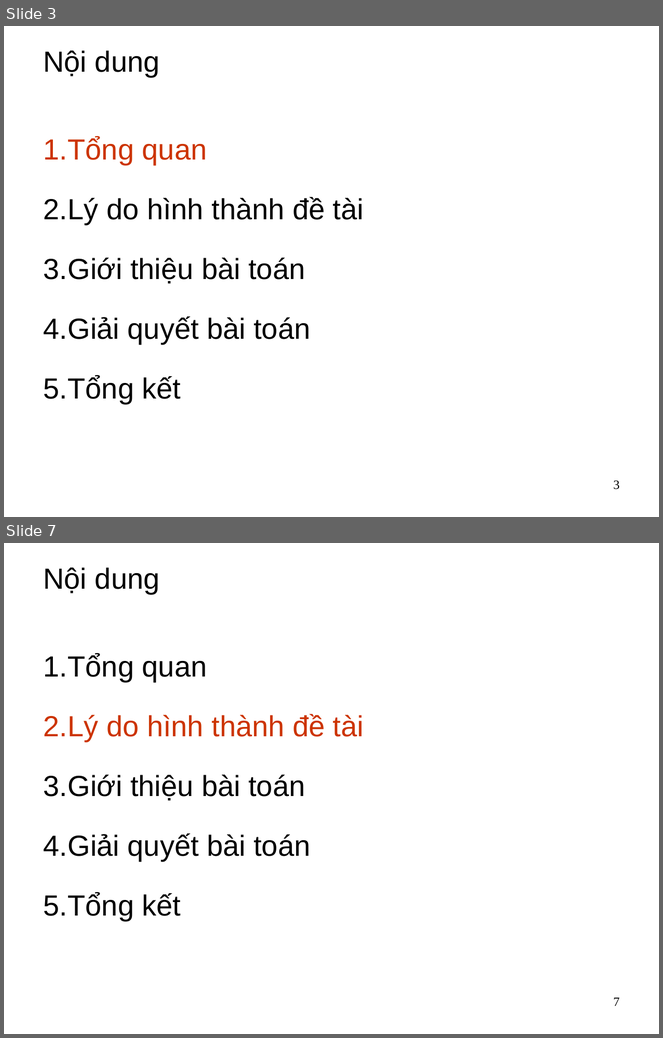
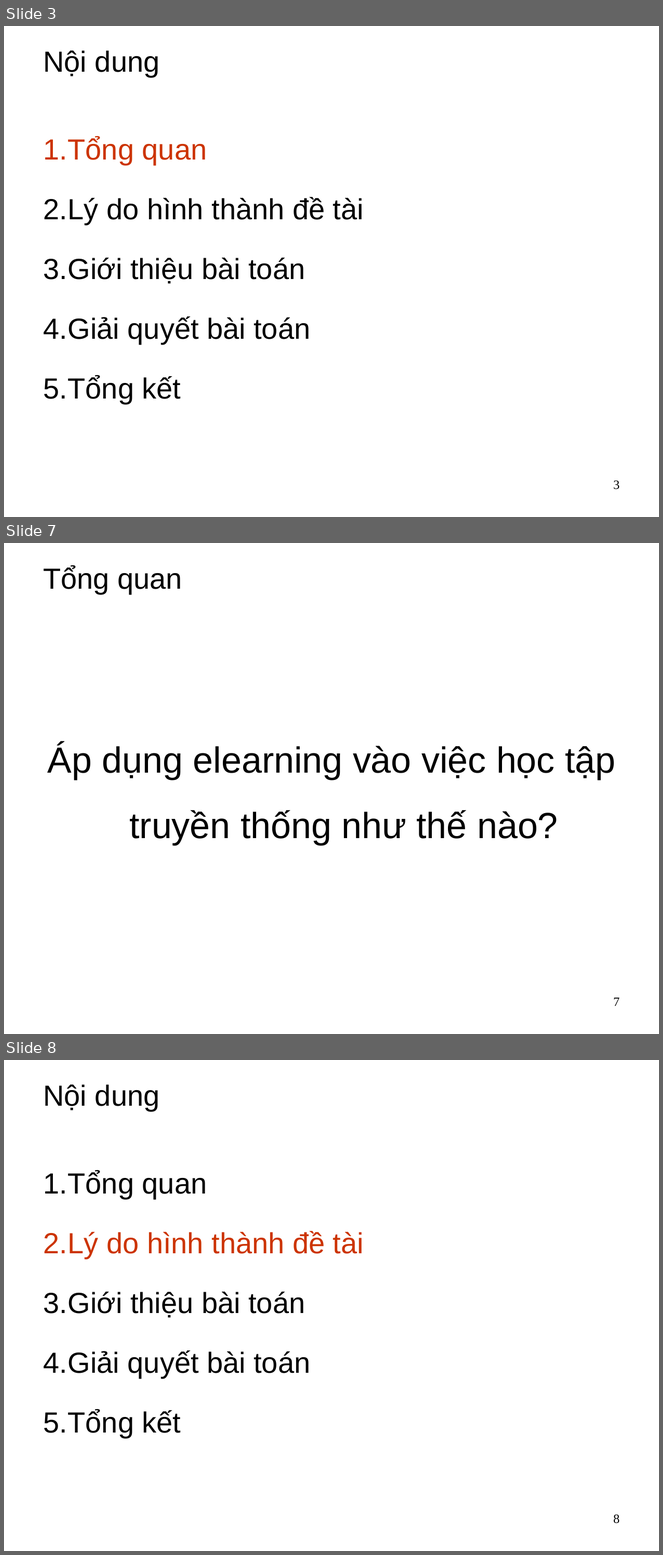
Before and after one commit to dhieucse09/mis, a slide deck: main/group-project/Group project.ppt. Shown one above the other, each under a label of ours: slides 3 and 7 before the commit, slides 3, 7 and 8 after it; the slides between them are not shown. The pictures are 663x1038 and 663x1555 pixels, drawn with LibreOffice and Linux fonts; fonts in the diff are those of the drawing; background and template pictures are left out. Boxes give left, top, right and bottom in pixels: in the first picture for what was removed or moved away, otherwise in the second. Text is boxed around its words. In the diff, an @@ line names an element or a change of style, - is before the commit and + after.

```diff
--- a/main/group-project/Group project.ppt
+++ b/main/group-project/Group project.ppt
@@ slide 7 added at [4,543,659,1034], background picture (left out) @@
@@ title added at [43,566,182,594], 32 pt, text #000000 @@
+Tổng quan
@@ text added at [48,744,616,845], 40 pt, text #000000 @@
+Áp dụng elearning vào việc học tập truyền thống như thế nào?
@@ page number added at [613,998,620,1006], 14 pt, text #000000 @@
+7
@@ what was slide 7 is now slide 8 @@
@@ page number at [613,1514,620,1524]: text changed @@
-7
+8
```
Also in this commit, not shown: 9 slides changed, 5 other slides added, 3 slides removed, 14 other files.
